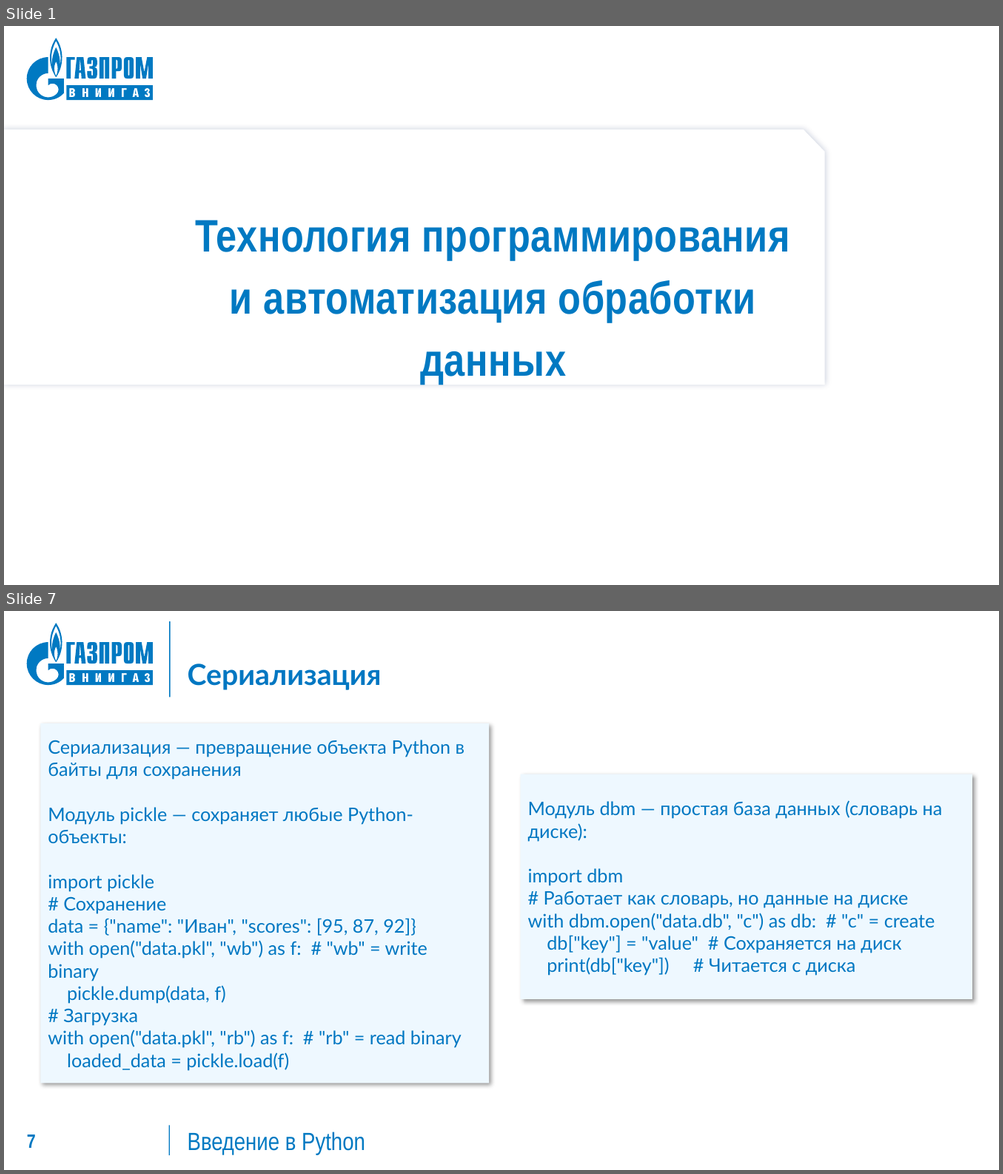
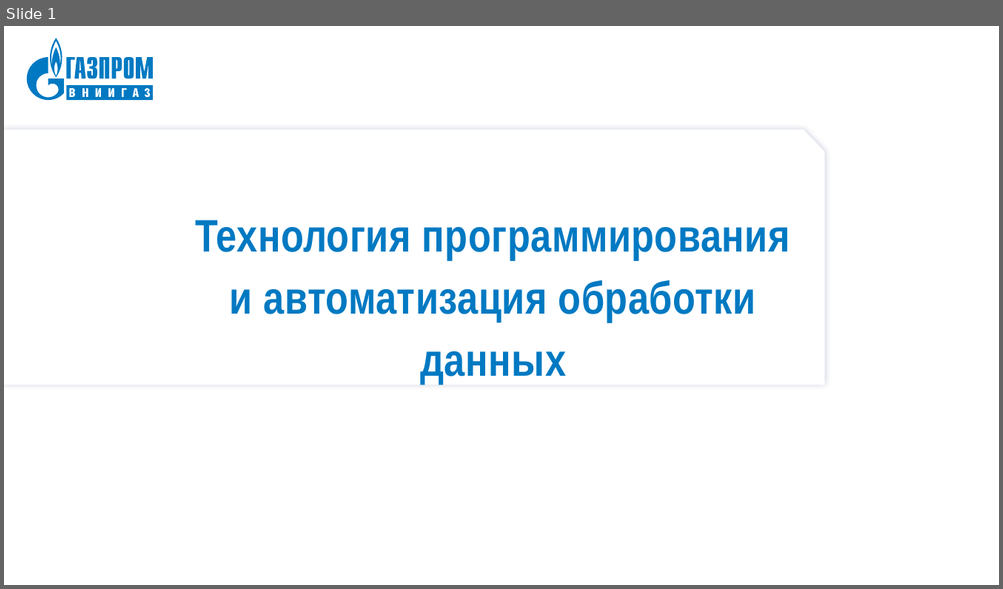
Before and after one commit to fryghts/Python_course, a slide deck: 15/15.pptx. Shown one above the other, each under a label of ours: slides 1 and 7 before the commit, slide 1 after it; the slides between them are not shown. The pictures are 1003x1174 and 1003x589 pixels, drawn with LibreOffice and Linux fonts; fonts in the diff are those of the drawing. Boxes give left, top, right and bottom in pixels: in the first picture for what was removed or moved away, otherwise in the second. Text is boxed around its words. In the diff, an @@ line names an element or a change of style, - is before the commit and + after.

```diff
--- a/15/15.pptx
+++ b/15/15.pptx
@@ slide 7 removed at [4,611,999,1170], background #FFFFFF; not listed: 10 template elements that a slide beside it also shows @@
@@ line removed from (170, 697) to (170, 621) @@
@@ title removed at [188,664,381,690] @@
-Сериализация
@@ rectangle removed at [40,723,489,1083] @@
-Сериализация — превращение объекта Python в байты для сохранения
-Модуль pickle — сохраняет любые Python-объекты:
-import pickle
-# Сохранение
-data = {"name": "Иван", "scores": [95, 87, 92]}
-with open("data.pkl", "wb") as f: # "wb" = write binary
-pickle.dump(data, f)
-# Загрузка
-with open("data.pkl", "rb") as f: # "rb" = read binary
-loaded_data = pickle.load(f)
@@ rectangle removed at [521,775,972,999] @@
-Модуль dbm — простая база данных (словарь на диске):
-import dbm
-# Работает как словарь, но данные на диске
-with dbm.open("data.db", "c") as db: # "c" = create
-db["key"] = "value" # Сохраняется на диск
-print(db["key"]) # Читается с диска
@@ page number removed at [27,1135,36,1148] @@
-7
@@ line removed from (170, 1126) to (170, 1156) @@
@@ text removed at [188,1132,365,1156] @@
-Введение в Python
```
Also in this commit, not shown: 1 slide changed, 2 slides added, 8 other slides removed, 5 other files.
